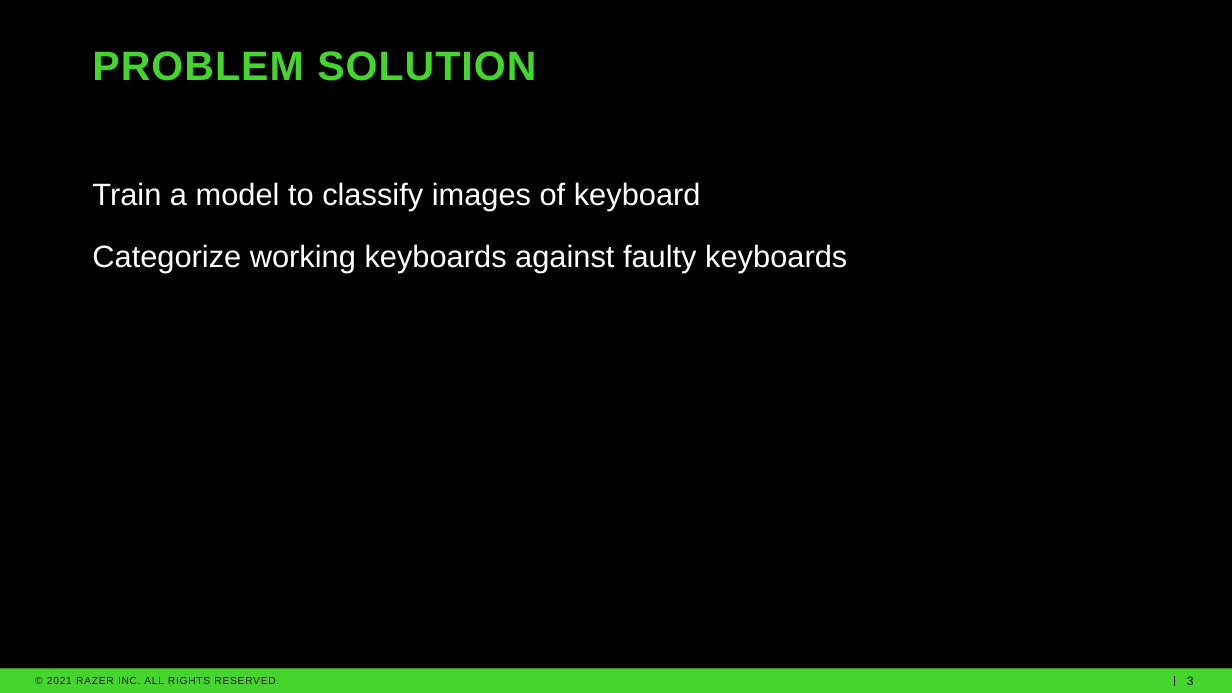
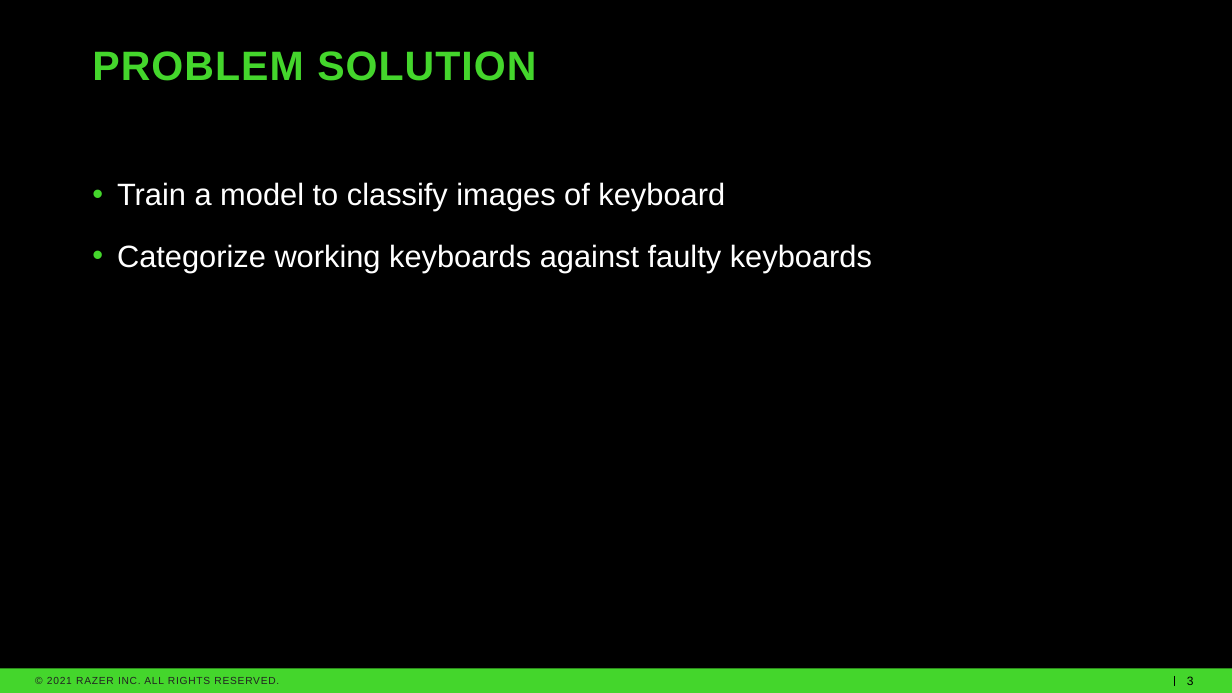
Before and after one commit to rommelsim/Capstone-Revised, a slide deck: slide 3 of Revised Capstone Presentation.pptx. Drawn at 1232x693 pixels with LibreOffice and Linux fonts; fonts in the diff are those of the drawing; background and template pictures are left out. Boxes give left, top, right and bottom in pixels: in the first picture for what was removed or moved away, otherwise in the second. Text is boxed around its words. In the diff, an @@ line names an element or a change of style, - is before the commit and + after.

```diff
--- a/Revised Capstone Presentation.pptx
+++ b/Revised Capstone Presentation.pptx
@@ text "Train a model to classify ..." at box(117, 182, 872, 273): bullet none to • @@
```
Also in this commit, not shown: 1 other slide changed.
